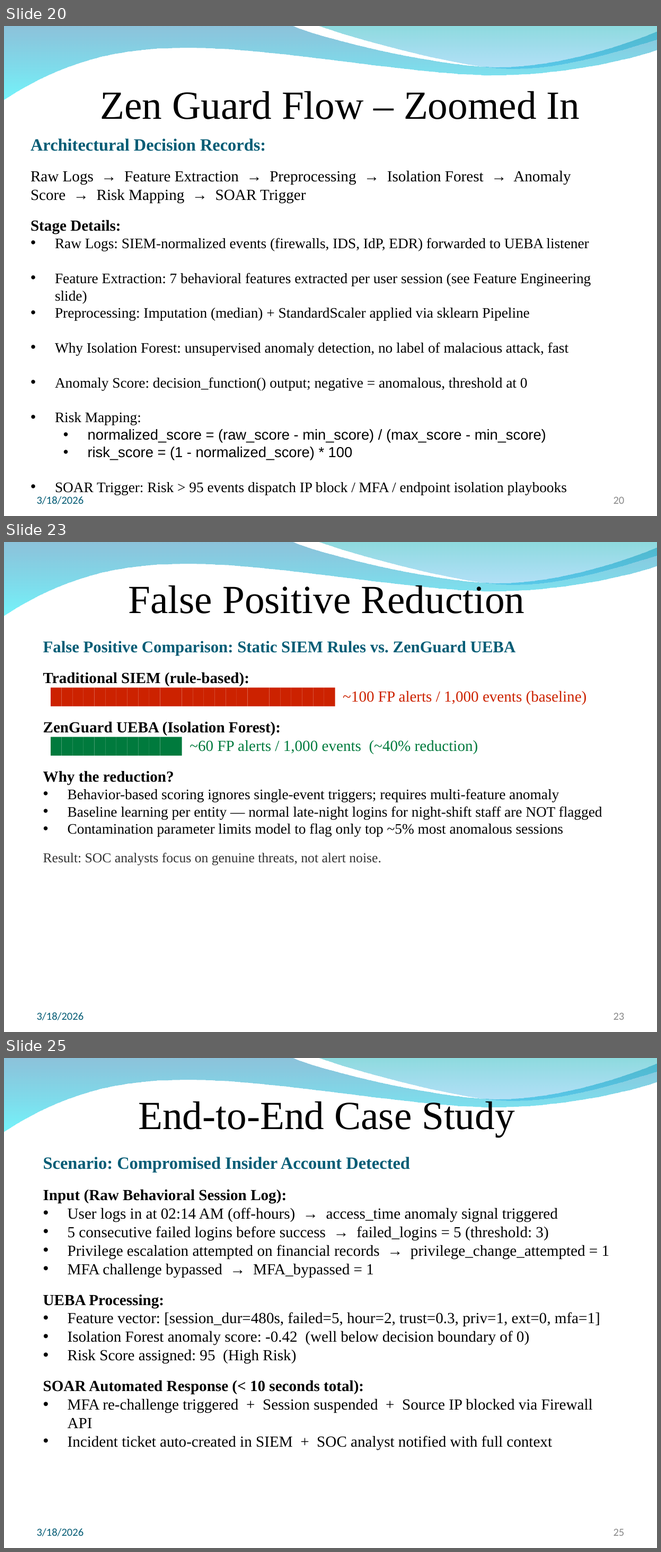
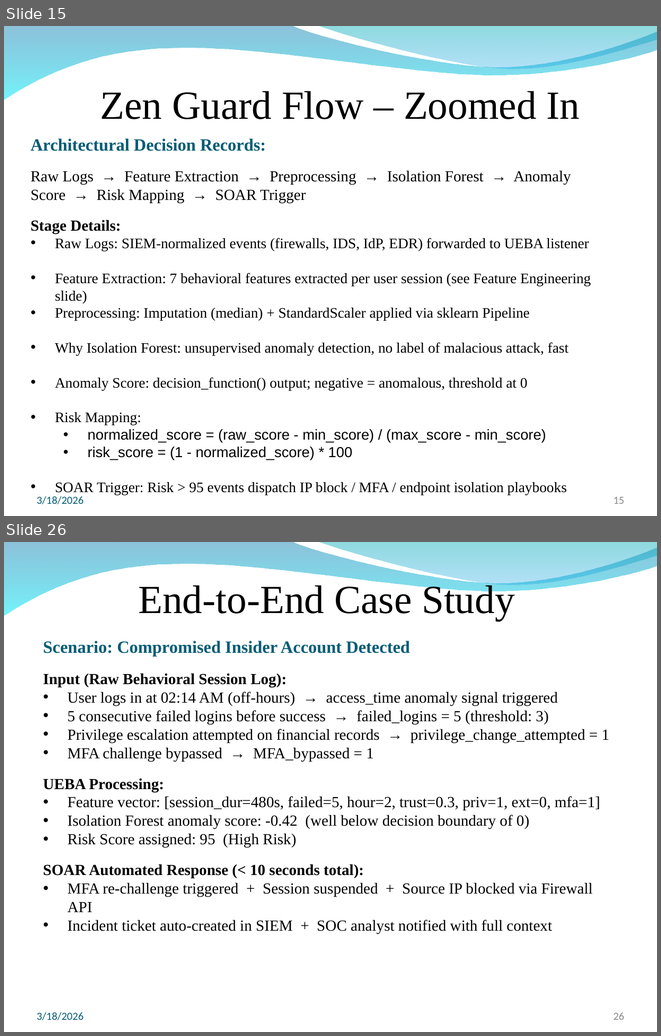
Before and after one commit to Jaiguruu/ZenGaurd---implementation, a slide deck: docs/presentations/ZenGuard_Review1_Updated.pptx. Shown one above the other, each under a label of ours: slides 20, 23 and 25 before the commit, slides 15 and 26 after it; the slides between them are not shown. The pictures are 661x1552 and 661x1036 pixels, drawn with LibreOffice and Linux fonts; fonts in the diff are those of the drawing; background and template pictures are left out. Boxes give left, top, right and bottom in pixels: in the first picture for what was removed or moved away, otherwise in the second. Text is boxed around its words. In the diff, an @@ line names an element or a change of style, - is before the commit and + after.

Commit message:
fresh commit - siem new folder

```diff
--- a/docs/presentations/ZenGuard_Review1_Updated.pptx
+++ b/docs/presentations/ZenGuard_Review1_Updated.pptx
@@ slide 23 removed at [4, 542, 657, 1032], background picture (left out); not listed: 2 template elements that a slide beside it also shows @@
@@ text removed at [129, 582, 524, 614] @@
-False Positive Reduction
@@ text removed at [43, 641, 602, 865] @@
-False Positive Comparison: Static SIEM Rules vs. ZenGuard UEBA
-Traditional SIEM (rule-based):
-██████████████████████████ ~100 FP alerts / 1,000 events (baseline)
-ZenGuard UEBA (Isolation Forest):
-████████████ ~60 FP alerts / 1,000 events (~40% reduction)
-Why the reduction?
-• Behavior-based scoring ignores single-event triggers; requires multi-feature anomaly
-• Baseline learning per entity — normal late-night logins for night-shift staff are NOT flagged
-• Contamination parameter limits model to flag only top ~5% most anomalous sessions
-Result: SOC analysts focus on genuine threats, not alert noise.
@@ text removed at [37, 1012, 84, 1020] @@
-3/18/2026
@@ page number removed at [614, 1013, 625, 1020] @@
-23
@@ what was slide 20 is now slide 15 @@
@@ page number at [614, 497, 625, 504]: text changed @@
-20
+15
@@ what was slide 25 is now slide 26 @@
@@ page number at [614, 1012, 625, 1020]: text changed @@
-25
+26
```
Also in this commit, not shown: 3 slides changed, 2 slides added, 3 other slides removed.
